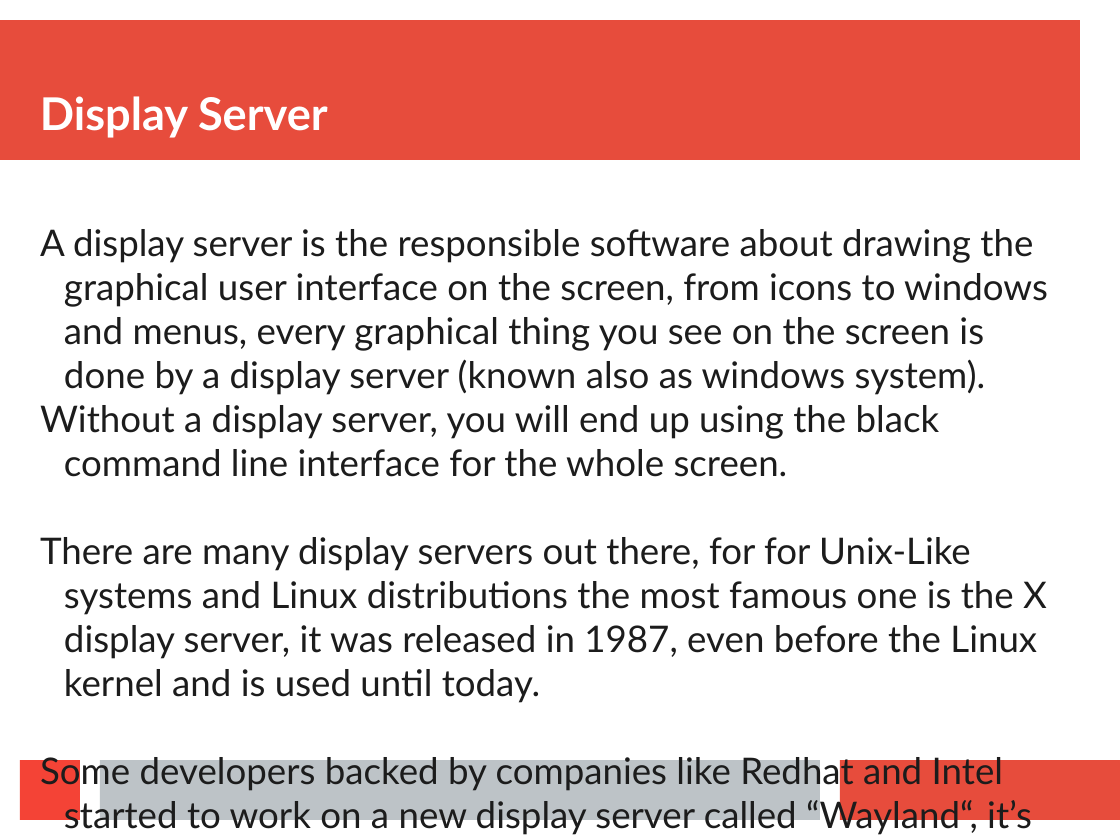
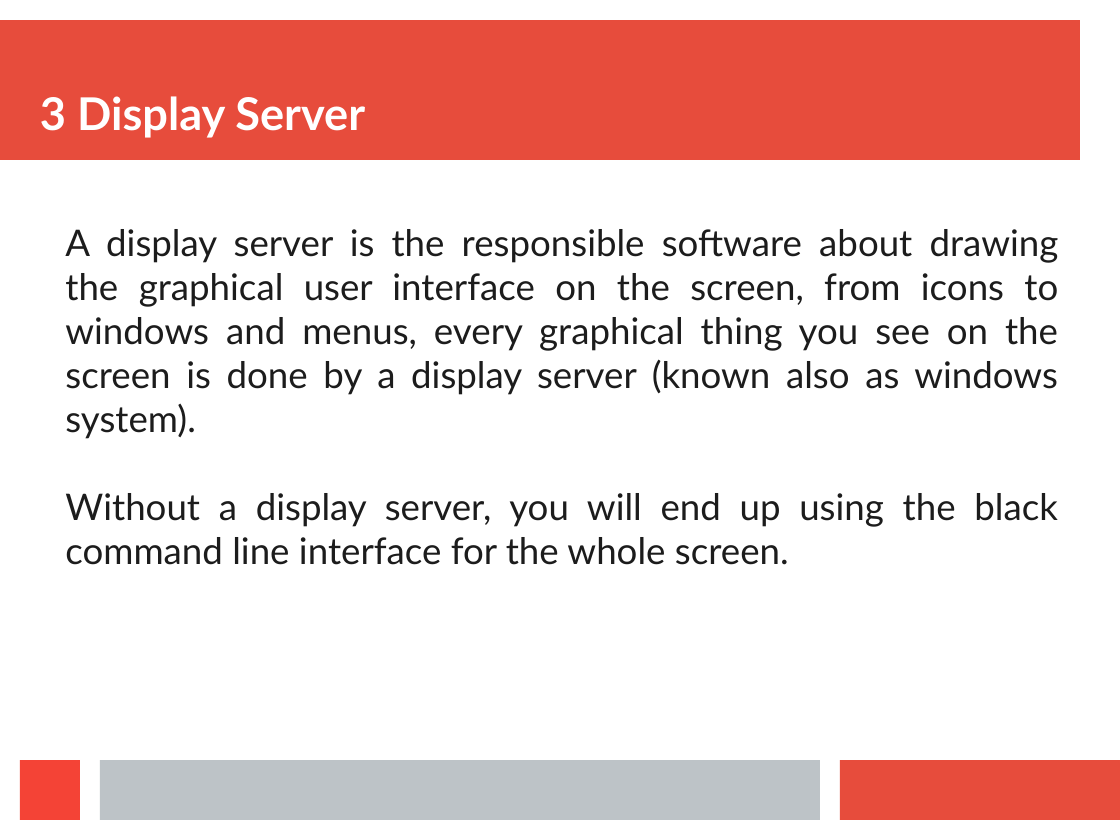
Before and after one commit to anand-k/EmbeddedSw, a slide deck: slide 10 of Learn_Linux/Components_linux_distro.pptx (slide 8 before the commit). Drawn at 1120x840 pixels with LibreOffice and Linux fonts; fonts in the diff are those of the drawing. Boxes give left, top, right and bottom in pixels: in the first picture for what was removed or moved away, otherwise in the second. Text is boxed around its words. In the diff, an @@ line names an element or a change of style, - is before the commit and + after.

Commit message:
Components of a Linux distro ppt

```diff
--- a/Learn_Linux/Components_linux_distro.pptx
+++ b/Learn_Linux/Components_linux_distro.pptx
@@ text at <box>40,96,365,138</box>: text changed @@
-Display Server
+3 Display Server
@@ text "A display server is the ..." at <box>65,229,1059,565</box>: alignment left to justified; indent changed @@
@@ text at <box>40,537,1047,836</box>: paragraphs removed @@
-There are many display servers out there, for for Unix-Like systems and Linux distributions the most famous one is the X display server, it was released in 1987, even before the Linux kernel and is used until today.
-Some developers backed by companies like Redhat and Intel started to work on a new display server called “Wayland“, it’s still under heavy development and is available for testing right now.
```
Also in this commit, not shown: 7 other slides changed, 17 slides added, 1 slide removed.
